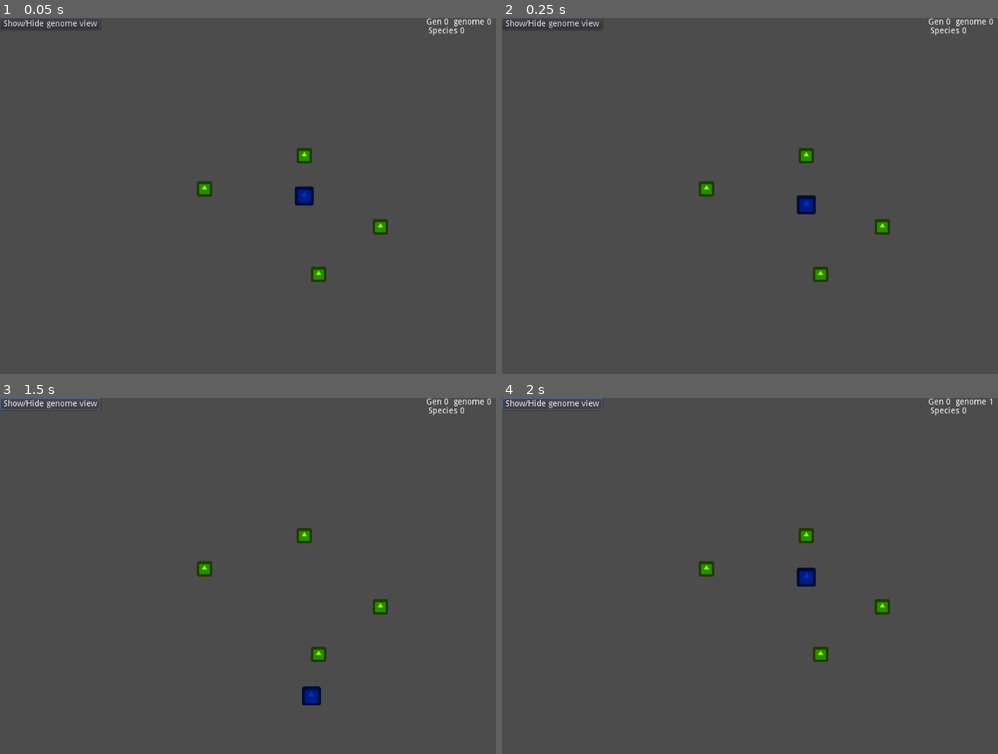
Above: before the commit, frames 1-4 (two rows, left to right).
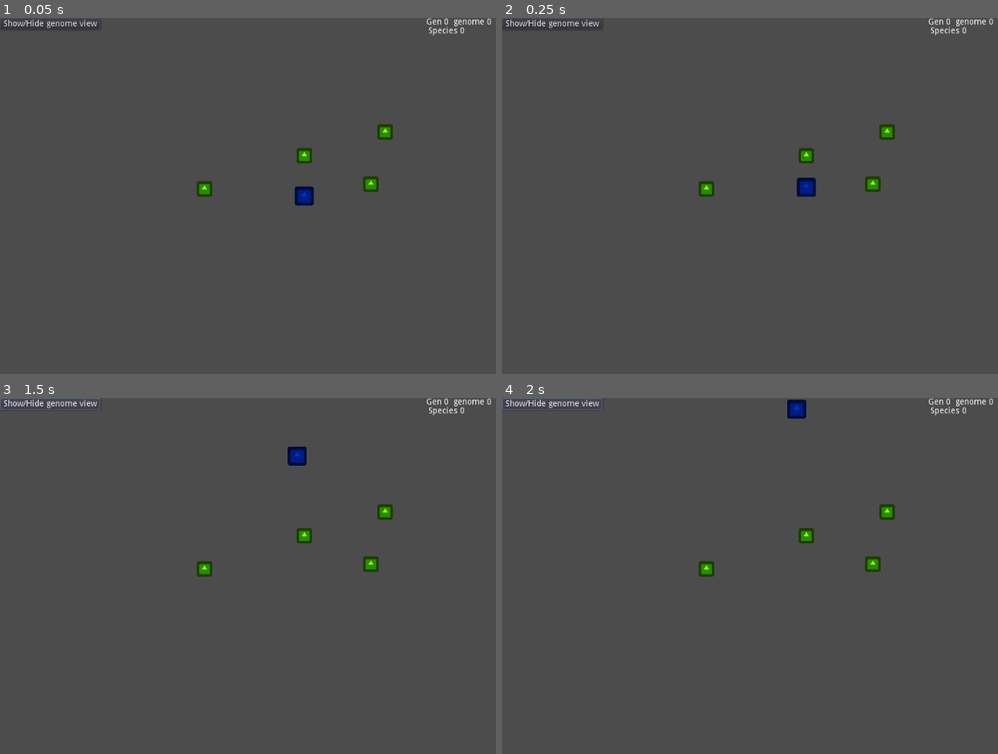
Above: after the commit, the same moments.

Repository: WhoStoleMyCoffee/GodotNEAT
Game: Godot game, scene res://Scenes/Pathfinding/Pathfinding.tscn
Same seed, same stepped clock (60 frames per second), same inputs: the game is played once before the commit and once after it. The engine's default icon, where the game draws it, is replaced by a stand-in: a white triangle on a blue panel in a dark square.
Inputs:
- Up to frame 1 (0.05 s): no input
- Up to frame 2 (0.25 s): no input
- Up to frame 3 (1.5 s): click "Show/Hide genome view" at 0.5 s; click "Show/Hide genome view" at 1.25 s
- Up to frame 4 (2 s): no input

The runs differ from the first frame. In frame 1, 0.6% of the frame differs, in the area x 62-80%, y 29-75%; in frame 2, 0.9%; in frame 3, 1.0%; in frame 4, 1.0%, in the area x 57-100%, y 0-75%.

Commit message:
Stuff. Idk, i forgot lmfao

Diff:
--- a/NEAT/NEATPopulation.gd
+++ b/NEAT/NEATPopulation.gd
@@ -21,14 +21,14 @@
 signal gen_over
 
 
-func _init(s : int, base_g : NEATNN, config_path : String):
+func _init(base_g : NEATNN, config_path : String):
 	load_configs(config_path)
 
 	NN_INPUTS = base_g.INPUT_COUNT
 	NN_OUTPUTS = base_g.OUTPUT_COUNT
-	base_size = s
+	base_size = configs.get_value('speciation', 'base_size')
 	base_genome = base_g
-	size = s
+	size = base_size
 
 	for i in range(size):
 		genomes.append(NEATNN.new(0,0).copy(base_genome))
--- a/NEAT/NEATUtil.gd
+++ b/NEAT/NEATUtil.gd
@@ -35,6 +35,9 @@
 #oh boy i cant wait for lambdas.
 func crossover(p1, p2):
 	var offspring : NEATNN = NEATNN.new(p1.INPUT_COUNT,p1.OUTPUT_COUNT).copy(p1)
+
+	if p1 == p2:
+		return offspring
 
 	var p1genes : Array = p1.connections
 	var p2genes : Array = p2.connections
--- a/Scenes/Pathfinding/Agent.gd
+++ b/Scenes/Pathfinding/Agent.gd
@@ -7,12 +7,16 @@
 const VIEWDIST = 512.0
 
 const TARGET_WEIGHT : float = 500.0
-const DIST_WEIGHT : float = 0.01
+const DIST_WEIGHT : float = 0.001
 const COMPLETED_WEIGHT : float = 1000.0
+const COLLISION_WEIGHT : float = 0.95
 
 const spd : float = 100.0
 const friction : float = 0.9
 const refresh_rate : float = 0.1
+const EXTRA_TIME : float = 3.0
+
+onready var timer : Timer = get_node('../Timer')
 
 var current_target : Position2D
 var targets_hit : int = 0
@@ -20,7 +24,7 @@
 var brain : NEATNN
 var tt : float = 0.0
 """
-inputs: rays(4) + dir to target(2) + bias -> 7
+inputs: rays(4) + dir to target(2) + dist to target(1) + bias -> 8
 outputs: left force, right, up, down -> 4
 """
 
@@ -49,6 +53,7 @@
 
 
 func reset():
+	vel *= 0
 	position = Vector2(512.0, 300.0)
 	tt = 0.0
 	targets_hit = 0
@@ -64,6 +69,11 @@
 	brain.fitness += (1024.0-position.distance_to(current_target.position))*DIST_WEIGHT
 
 	vel = move_and_slide(vel) * friction
+	if is_on_wall():
+		brain.fitness *= COLLISION_WEIGHT
+
+
+
 	if position.distance_squared_to(current_target.position) < TARGET_RADIUS*TARGET_RADIUS:
 		if targets_hit == TARGET_COUNT-1:
 			brain.fitness += COMPLETED_WEIGHT
@@ -73,6 +83,8 @@
 		brain.fitness += TARGET_WEIGHT
 		targets_hit += 1
 		current_target = get_node('../Targets/t%s' % targets_hit)
+
+		timer.start(timer.time_left + EXTRA_TIME)
 
 	tt += delta
 	if tt < refresh_rate:
@@ -105,7 +117,8 @@
 	var X : Array = [
 		1.0, #bias
 		dir.x*0.5 + 0.5,
-		dir.y*0.5 + 0.5
+		dir.y*0.5 + 0.5,
+		position.distance_to(current_target.position) / 1500.0
 	]
 
 	for i in range(RAYS_COUNT):
--- a/Scenes/Pathfinding/Pathfinding.gd
+++ b/Scenes/Pathfinding/Pathfinding.gd
@@ -5,7 +5,7 @@
 const SAVEPATH : String = 'res://Scenes/Pathfinding/nn.json'
 const AGENT = preload("res://Scenes/Pathfinding/Agent.tscn")
 
-const RUN_TIME : float = 2.0
+const RUN_TIME : float = 3.0
 
 onready var Displayer = $CanvasLayer/UI/NEATDisplayer
 
@@ -18,8 +18,8 @@
 
 	yield(get_tree(), "idle_frame")
 
-	var bg : NEATNN = NEATNN.new(7, 4)
-	pop = NEATPopulation.new(20, bg, CONFIGPATH)
+	var bg : NEATNN = NEATNN.new(8, 4)
+	pop = NEATPopulation.new(bg, CONFIGPATH)
 
 	for g in pop.genomes:
 		for _i in range(20):
@@ -40,6 +40,8 @@
 
 
 func _on_Timer_timeout():
+	$Timer.start(RUN_TIME)
+
 	if di < pop.size():
 		next_genome()
 		return
--- a/Scenes/Pathfinding/Pathfinding.tscn
+++ b/Scenes/Pathfinding/Pathfinding.tscn
@@ -21,6 +21,14 @@
 [sub_resource type="SegmentShape2D" id=4]
 a = Vector2( 0, -24 )
 b = Vector2( 0, 632 )
+
+[sub_resource type="SegmentShape2D" id=6]
+a = Vector2( 0, -8 )
+b = Vector2( -8, 112 )
+
+[sub_resource type="SegmentShape2D" id=5]
+a = Vector2( 0, -24 )
+b = Vector2( -32, 72 )
 
 [node name="Pathfinding" type="Node2D"]
 script = ExtResource( 1 )
@@ -53,6 +61,20 @@
 [node name="CollisionShape2D" type="CollisionShape2D" parent="Walls/StaticBody2D5"]
 shape = SubResource( 4 )
 
+[node name="StaticBody2D6" type="StaticBody2D" parent="Walls"]
+position = Vector2( 696, 336 )
+collision_mask = 0
+
+[node name="CollisionShape2D" type="CollisionShape2D" parent="Walls/StaticBody2D6"]
+shape = SubResource( 6 )
+
+[node name="StaticBody2D7" type="StaticBody2D" parent="Walls"]
+position = Vector2( 392, 288 )
+collision_mask = 0
+
+[node name="CollisionShape2D" type="CollisionShape2D" parent="Walls/StaticBody2D7"]
+shape = SubResource( 5 )
+
 [node name="Targets" type="Node2D" parent="."]
 
 [node name="t0" type="Position2D" parent="Targets"]
@@ -64,7 +86,7 @@
 texture = ExtResource( 2 )
 
 [node name="t1" type="Position2D" parent="Targets"]
-position = Vector2( 640, 352 )
+position = Vector2( 648, 192 )
 
 [node name="Sprite2" type="Sprite" parent="Targets/t1"]
 modulate = Color( 0.568627, 1, 0, 1 )
@@ -80,7 +102,7 @@
 texture = ExtResource( 2 )
 
 [node name="t3" type="Position2D" parent="Targets"]
-position = Vector2( 536, 432 )
+position = Vector2( 624, 280 )
 
 [node name="Sprite4" type="Sprite" parent="Targets/t3"]
 modulate = Color( 0.568627, 1, 0, 1 )
@@ -88,6 +110,7 @@
 texture = ExtResource( 2 )
 
 [node name="Timer" type="Timer" parent="."]
+one_shot = true
 
 [node name="CanvasLayer" type="CanvasLayer" parent="."]
 
@@ -95,6 +118,9 @@
 anchor_right = 1.0
 anchor_bottom = 1.0
 script = ExtResource( 4 )
+__meta__ = {
+"_edit_group_": true
+}
 
 [node name="Bestboi" type="Button" parent="CanvasLayer/UI"]
 margin_right = 12.0
--- a/Scenes/Pathfinding/configs.cfg
+++ b/Scenes/Pathfinding/configs.cfg
@@ -12,6 +12,7 @@
 
 [speciation]
 
+base_size=20
 excess_weight=1.0
 disjoint_weight=1.0
 weight_weight=0.4
Not shown: 1 places in Scenes/Pathfinding/Pathfinding.tscn that only renumber resources
